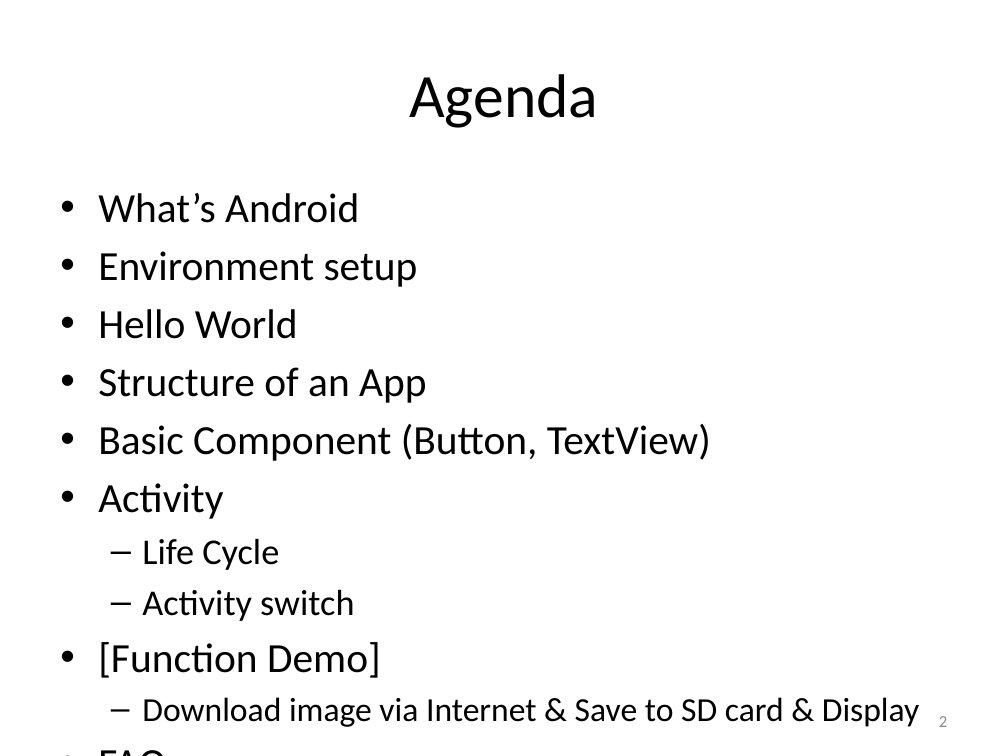
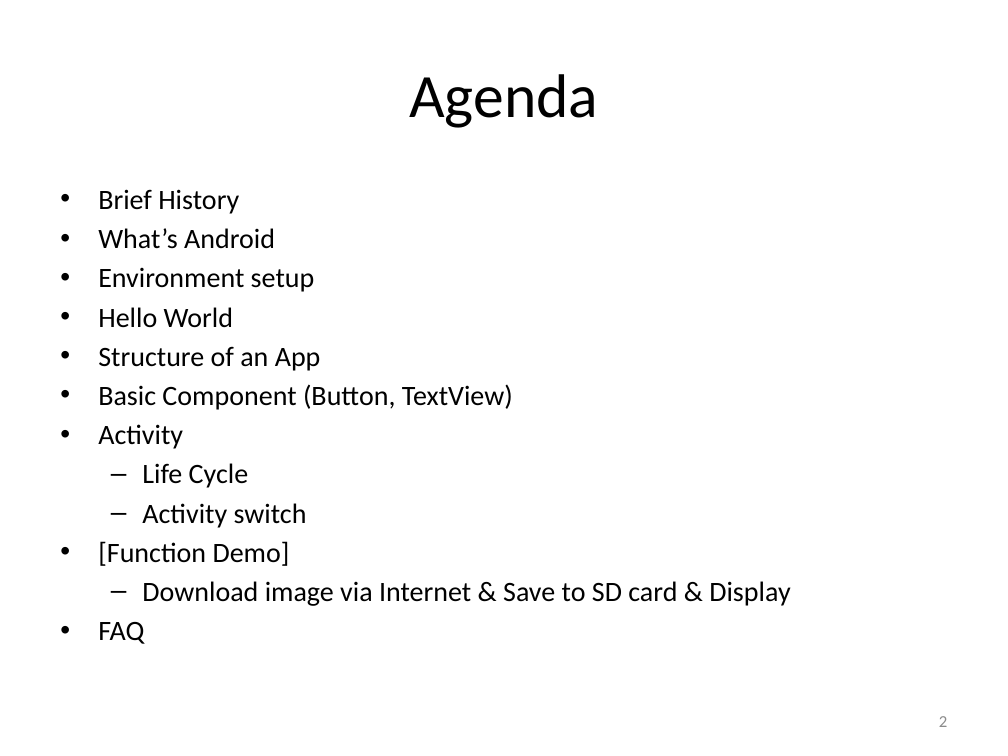
Before and after one commit to hs9021401/FIT_Android, a slide deck: slide 2 of The introduction of Android.pptx. Drawn at 1008x756 pixels with LibreOffice and Linux fonts; fonts in the diff are those of the drawing. Boxes give left, top, right and bottom in pixels: in the first picture for what was removed or moved away, otherwise in the second. Text is boxed around its words. In the diff, an @@ line names an element or a change of style, - is before the commit and + after.

```diff
--- a/The introduction of Android.pptx
+++ b/The introduction of Android.pptx
@@ text at (98,189,239,214): paragraph added @@
+• Brief History
@@ text at (98,228,790,644): size 29.6 to 20 pt in "What’s Android", "Environment setup", "Hello World", "Structure of an App" and 4 more places; size 25.9 to 20 pt in "Life Cycle", "Activity switch"; size 24.1 to 20 pt in "Download image via Internet & Save to ..."; less space between paragraphs @@
```
Also in this commit, not shown: 7 other slides changed, 2 slides added.
